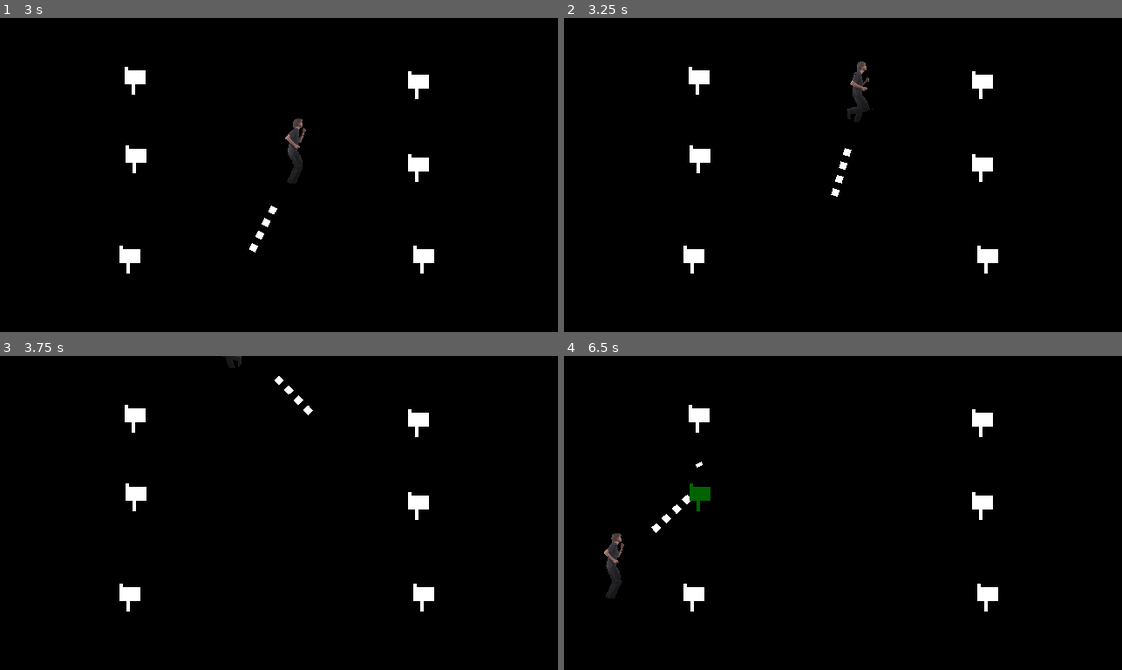
Above: before the commit, frames 1-4 (two rows, left to right).
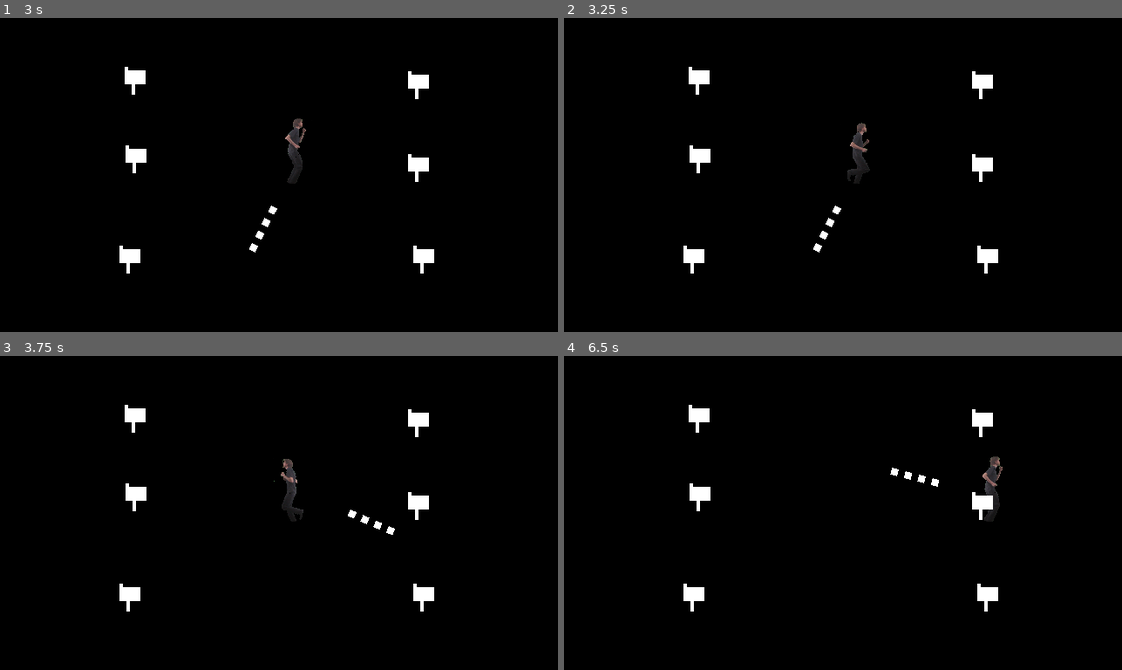
Above: after the commit, the same moments.

Repository: granumignis/PaperDelivery2000
Game: Godot game, scene res://Level00.tscn
Same seed, same stepped clock (60 frames per second), same inputs: the game is played once before the commit and once after it.
Inputs (mouse positions are in pixels of both pictures, inside the frame that each line leads up to):
- Up to frame 1 (3 s): tap Enter (ui_accept) at 0.5, 0.77, 1.52 s; move the mouse to (401, 159) at 0.52 s; hold Right (ui_right) 0.53-1.28 s; move the mouse to (167, 190) at 1.27 s; hold Down (ui_down) 1.28-2.03 s; move the mouse to (334, 105) at 2.02 s; hold Right (ui_right) 2.03-2.78 s; move the mouse to (251, 237) at 2.77 s; hold Up (ui_up) from 2.78 s (still down)
- Up to frame 2 (3.25 s): keep holding Up (ui_up); tap Enter (ui_accept) at 3.02 s
- Up to frame 3 (3.75 s): move the mouse to (446, 560) at 3.52 s; release Up (ui_up) at 3.53 s; hold Left (ui_left) from 3.53 s (still down)
- Up to frame 4 (6.5 s): tap Enter (ui_accept) at 3.77, 4.52, 6.02 s; move the mouse to (675, 465) at 4.27 s; move the mouse to (870, 513) at 5.02 s; release Left (ui_left) at 5.03 s; hold Down (ui_down) 5.03-5.78 s; move the mouse to (759, 434) at 5.77 s; hold Right (ui_right) from 5.78 s (still down)

Frame 1 is identical in both runs. In frame 2, 0.9% of the frame differs, in the area x 44-56%, y 13-75%; in frame 3, 0.6%; in frame 4, 1.1%, in the area x 7-79%, y 31-78%.

Commit message:
Now sets and displays high score, I think!

Diff:
--- a/Classes/GameObject2D.gd
+++ b/Classes/GameObject2D.gd
@@ -1,21 +1,10 @@
 extends Area2D
 
-export(bool) var HasNewsPaperInIt = false
 onready var sprite = $Sprite
 onready var level = get_owner()
 
-signal NewsPaper_Delivered
-
 func _on_VisibilityNotifier2D_screen_exited():
-	queue_free()
+	pass
 
 func _on_MailBox_body_entered(body):
-	if body.get_class() == "NewsPaper":
-		body.queue_free()
-		if HasNewsPaperInIt == false:
-			print(body.get_class() + " Entered Mailbox")
-			level._on_MailBox_NewsPaper_Delivered(self.name, self.position)
-			var main = get_tree().current_scene
-			main.delivered = main.delivered +1
-			HasNewsPaperInIt = true
-			sprite.set_self_modulate(Color( 0, 0.39, 0, 1 ))
+	pass
--- a/Errata/Utils.gd
+++ b/Errata/Utils.gd
@@ -1,6 +1,4 @@
 extends Node
-
-
 
 func instance_scene_on_main(scene, position):
 	var instance = scene.instance()
@@ -8,3 +6,7 @@
 	main.add_child(instance)
 	instance.global_position = position
 	return instance
+
+
+func wait(delaySeconds):
+	yield(get_tree().create_timer(delaySeconds), "timeout")
--- a/Level00.gd
+++ b/Level00.gd
@@ -13,31 +13,33 @@
 
 # Called when the node enters the scene tree for the first time.
 func _ready():
+	display_high_score()
+	yield(get_tree().create_timer(3), "timeout")
 	JumboTron.setJumboTronMessage("Game Start: 3")
-	yield(get_tree().create_timer(1.0), "timeout")
+	yield(get_tree().create_timer(1), "timeout")
 	JumboTron.setJumboTronMessage("Game Start: 2")
-	yield(get_tree().create_timer(1.0), "timeout")
+	yield(get_tree().create_timer(1), "timeout")
 	JumboTron.setJumboTronMessage("Game Start: 1")
-	yield(get_tree().create_timer(1.0), "timeout")
+	yield(get_tree().create_timer(1), "timeout")
 	JumboTron.setJumboTronMessage("Game Start: 0")
 	PaperBoy.set_process(true)
-	yield(get_tree().create_timer(1.0), "timeout")
+	yield(get_tree().create_timer(1), "timeout")
 	JumboTron.setJumboTronMessage("SCORE: " + str(score))
 
 func set_delivered(value):
 	delivered = value
-	# JumboTron.setJumboTronMessage(str(delivered) + " Papers Delivered")
-	yield(get_tree().create_timer(3.0), "timeout")
+	wait(3)
 	if delivered >= 6:
 		PaperBoy.set_canshoot(false)
 		JumboTron.setJumboTronMessage("WIN")
 		PaperBoy.set_showReticle(false)
-		yield(main.create_timer(9.0), "timeout")
-		JumboTron.setJumboTronMessage("IT'S OVER")
-		yield(main.create_timer(3.0), "timeout")
-		main.quit()
-
-
+		yield(get_tree().create_timer(3), "timeout")
+		update_score_data()
+		check_for_new_high_score()
+		yield(get_tree().create_timer(3), "timeout")
+		JumboTron.setJumboTronMessage("PLAY AGAIN!")
+		yield(get_tree().create_timer(6), "timeout")
+		get_tree().change_scene("res://Level00.tscn")
 
 func get_delivered():
 	return delivered
@@ -47,27 +49,44 @@
 	print("distance to " + str(mailboxName) + ": " + str(distance))
 	addToScore(int(round(distance * 100)))
 
-
 func _on_PaperBoy_out_of_newspapers():
 	PaperBoy.queue_free()
 	JumboTron.setJumboTronMessage("OUT OF PAPERS")
-	yield(get_tree().create_timer(5.0), "timeout")
+	yield(get_tree().create_timer(5), "timeout")
 	JumboTron.setJumboTronMessage("TRY AGAIN")
-	yield(get_tree().create_timer(5.0), "timeout")
+	update_score_data()
+	check_for_new_high_score()
+	yield(get_tree().create_timer(5), "timeout")
 	get_tree().change_scene("res://Level00.tscn")
 
 func restart_game():
 	delivered = 0
 
-
-
-
 func _on_PaperBoy_shot_newspaper(papers_left):
 	# JumboTron.setJumboTronMessage("PAPERS LEFT: " + str(papers_left))
 	pass
-
 
 func addToScore(amountToAdd):
 	score = score + amountToAdd
 	print("New Score: " + str(score))
 	JumboTron.setJumboTronMessage("SCORE: " + str(score))
+
+func display_high_score():
+	var score_data = SaveAndLoad.load_score_from_file()
+	JumboTron.setJumboTronMessage("HIGH SCORE: " + str(score_data.highscore))
+
+func update_score_data():
+	var score_data = SaveAndLoad.load_score_from_file()
+	if score > score_data.highscore:
+		score_data.highscore = score
+		SaveAndLoad.save_score_to_file(score_data)
+
+func check_for_new_high_score():
+	var score_data = SaveAndLoad.load_score_from_file()
+	if score > score_data.highscore:
+		JumboTron.setJumboTronMessage("New High Score!" + str(score))
+	else:
+		JumboTron.setJumboTronMessage("Score: " + str(score))
+
+func wait(delaySeconds):
+	yield(get_tree().create_timer(delaySeconds), "timeout")
--- a/Level00.tscn
+++ b/Level00.tscn
@@ -6,6 +6,7 @@
 [ext_resource path="res://Objects/JumboTron.tscn" type="PackedScene" id=4]
 [ext_resource path="res://Objects/ExtraPapers.tscn" type="PackedScene" id=5]
 [ext_resource path="res://Objects/ExtraPaperSpawner.tscn" type="PackedScene" id=6]
+[ext_resource path="res://Objects/GameBorder.tscn" type="PackedScene" id=7]
 
 [node name="Level00" type="Node"]
 script = ExtResource( 2 )
@@ -51,6 +52,9 @@
 [node name="ExtraPaperSpawner" parent="." instance=ExtResource( 6 )]
 visible = false
 position = Vector2( 83.4853, 46.2981 )
+
+[node name="GameBorder" parent="." instance=ExtResource( 7 )]
+position = Vector2( -11.137, 88.5652 )
 [connection signal="out_of_newspapers" from="PaperBoy" to="." method="_on_PaperBoy_out_of_newspapers"]
 [connection signal="shot_newspaper" from="PaperBoy" to="." method="_on_PaperBoy_shot_newspaper"]
 
--- /dev/null
+++ b/Objects/GameBorder.tscn
@@ -0,0 +1,23 @@
+[gd_scene load_steps=4 format=2]
+
+[ext_resource path="res://Classes/GameObject2D.tscn" type="PackedScene" id=1]
+[ext_resource path="res://Art/mailbox.png" type="Texture" id=2]
+
+[sub_resource type="RectangleShape2D" id=1]
+extents = Vector2( 3.05727, 4.08403 )
+
+[node name="GameBorder" instance=ExtResource( 1 )]
+modulate = Color( 1, 0.752941, 0.0941176, 1 )
+
+[node name="Sprite" parent="." index="0"]
+position = Vector2( 0.397747, -4 )
+texture = ExtResource( 2 )
+
+[node name="CollisionShape2D" parent="." index="1"]
+position = Vector2( 0.309359, -4.06587 )
+shape = SubResource( 1 )
+
+[node name="VisibilityNotifier2D" parent="." index="2"]
+position = Vector2( 0.353554, -4.06587 )
+scale = Vector2( 0.306151, 0.4 )
+[connection signal="body_entered" from="." to="." method="_on_MailBox_body_entered"]
--- a/Objects/PaperBoy.tscn
+++ b/Objects/PaperBoy.tscn
@@ -6,6 +6,7 @@
 [ext_resource path="res://Imported/DigitalMan_.tscn" type="PackedScene" id=4]
 
 [sub_resource type="RectangleShape2D" id=1]
+extents = Vector2( 1.5884, 5 )
 
 [node name="PaperBoy" type="Area2D"]
 script = ExtResource( 2 )
@@ -23,8 +24,13 @@
 cast_to = Vector2( 180, 0 )
 
 [node name="CollisionShape2D" type="CollisionShape2D" parent="."]
+position = Vector2( 0, -4 )
 shape = SubResource( 1 )
 
 [node name="DigitalMan" parent="." instance=ExtResource( 4 )]
 position = Vector2( 0, -2.28771 )
 scale = Vector2( 0.01, 0.01 )
+[connection signal="area_entered" from="." to="." method="_on_PaperBoy_area_entered"]
+[connection signal="area_shape_entered" from="." to="." method="_on_PaperBoy_area_shape_entered"]
+[connection signal="body_entered" from="." to="." method="_on_PaperBoy_body_entered"]
+[connection signal="body_shape_entered" from="." to="." method="_on_PaperBoy_body_shape_entered"]
--- a/PaperBoy.gd
+++ b/PaperBoy.gd
@@ -56,3 +56,6 @@
 
 func set_showReticle(value):
 	aim_visual.setVisibility(false)
+
+func _on_PaperBoy_area_entered(area):
+	print("Area " + str(area) + " : " + area.name + " entered")
--- /dev/null
+++ b/SaveAndLoad.gd
@@ -0,0 +1,25 @@
+extends Node
+
+const SCORE_DATA_PATH = "res://score_data.json"
+
+var default_score_data = {
+	highscore=40
+}
+
+func save_score_to_file(score_data):
+	var json_string = to_json(score_data)
+	var score_file = File.new()
+
+	score_file.open(SCORE_DATA_PATH, File.WRITE)
+	score_file.store_line(json_string)
+	score_file.close()
+
+func load_score_from_file():
+	var score_file = File.new()
+	if not score_file.file_exists(SCORE_DATA_PATH):
+		return default_score_data
+
+	score_file.open(SCORE_DATA_PATH, File.READ)
+	var score_data = parse_json(score_file.get_as_text())
+	score_file.close()
+	return score_data
--- a/project.godot
+++ b/project.godot
@@ -22,14 +22,14 @@
 [autoload]
 
 Utils="*res://Errata/Utils.gd"
+SaveAndLoad="*res://SaveAndLoad.gd"
 
 [display]
 
 window/size/width=160
 window/size/height=90
-window/size/fullscreen=true
-window/size/test_width=1920
-window/size/test_height=1080
+window/size/test_width=1280
+window/size/test_height=720
 window/stretch/mode="2d"
 window/stretch/aspect="keep"
 
--- /dev/null
+++ b/score_data.json
@@ -0,0 +1 @@
+{"highscore":72316}
Not shown, added: Art/Scan-Logo-Numbers-UIElements.png.import
Not shown, added: Art/Scan-UI-And-Attempt-At Font-HighScore-Score.png.import
Not shown, added: Art/Scan-newspaper-and-delivery-box-and-aim-indicator.png.import
Not shown: 1 places in Level00.tscn that only renumber resources
